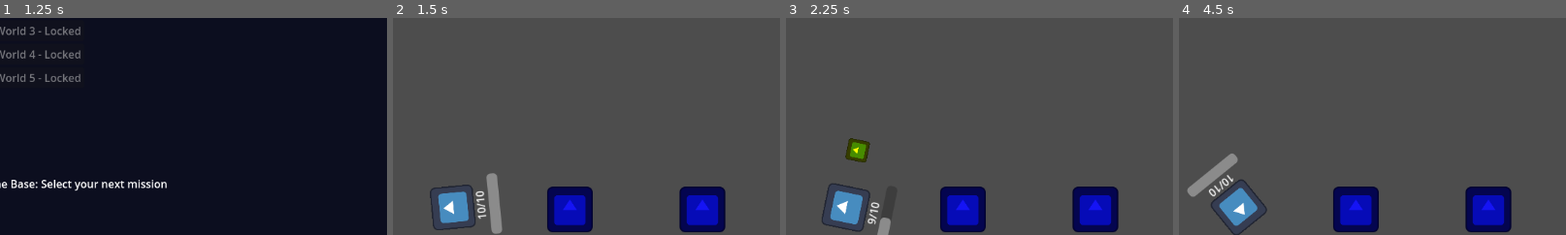
Above: before the commit, frames 1-4 (left to right).
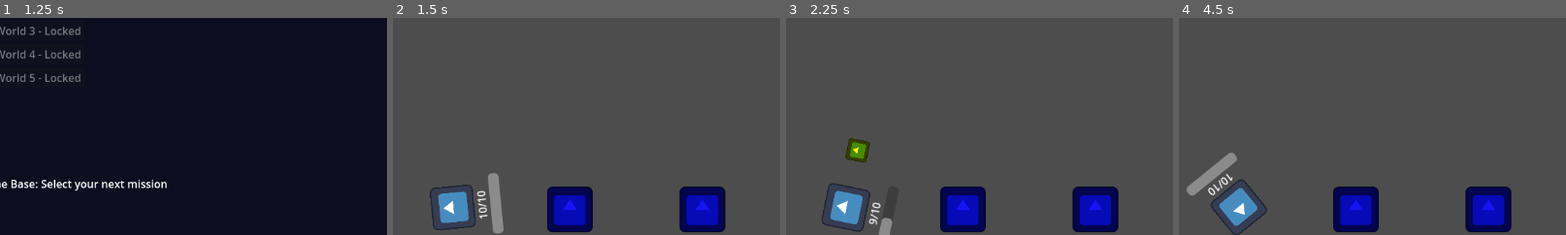
Above: after the commit, the same moments.

Repository: aceofknights/Missile-Game
Game: Godot game, scene res://Scene/MainMenu.tscn
Same seed, same stepped clock (60 frames per second), same inputs: the game is played once before the commit and once after it. The engine's default icon, where the game draws it, is replaced by a stand-in: a white triangle on a blue panel in a dark square.
Inputs:
- Up to frame 1 (1.25 s): click "Start" at 0.5 s
- Up to frame 2 (1.5 s): click "World 1 - Deploy" at 1.25 s
- Up to frame 3 (2.25 s): click "Skip To Boss" at 2 s
- Up to frame 4 (4.5 s): click "Skip To Boss" at 2.75 s; click "destroy all buildings" at 3.5 s; click "Continue" at 4.25 s
The pictures show only the part of the screen within x 45-95%, y 50-100%; the shares and areas given below are measured in that part.

Frame 1 is identical in both runs. In frame 2, 0.4% of the frame differs, in the area x 21-29%, y 71-100%; in frame 3, 0.2%; in frame 4, 0.4%.

Commit message:
Update cannon.tscn

Diff:
--- a/Scene/cannon.tscn
+++ b/Scene/cannon.tscn
@@ -22,17 +22,17 @@
 
 [node name="AmmoLabel" type="Label" parent="."]
 offset_left = -45.0
-offset_top = 30.0
+offset_top = 32.0
 offset_right = 45.0
-offset_bottom = 53.0
+offset_bottom = 55.0
 text = "0/0"
 horizontal_alignment = 1
 
 [node name="FireRateBar" type="ProgressBar" parent="."]
 offset_left = -45.0
-offset_top = 54.0
+offset_top = 56.0
 offset_right = 45.0
-offset_bottom = 70.0
+offset_bottom = 72.0
 max_value = 1.0
 value = 1.0
 show_percentage = false
